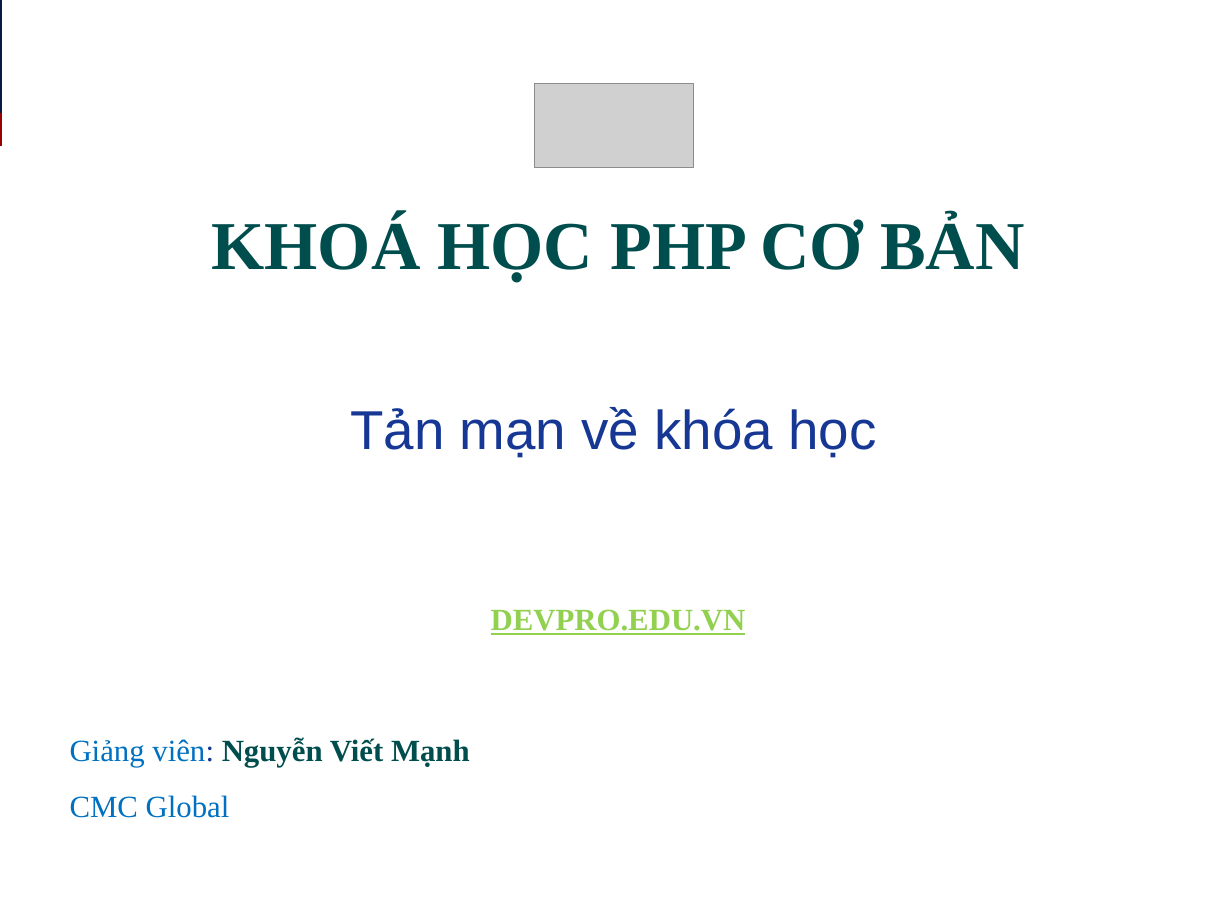
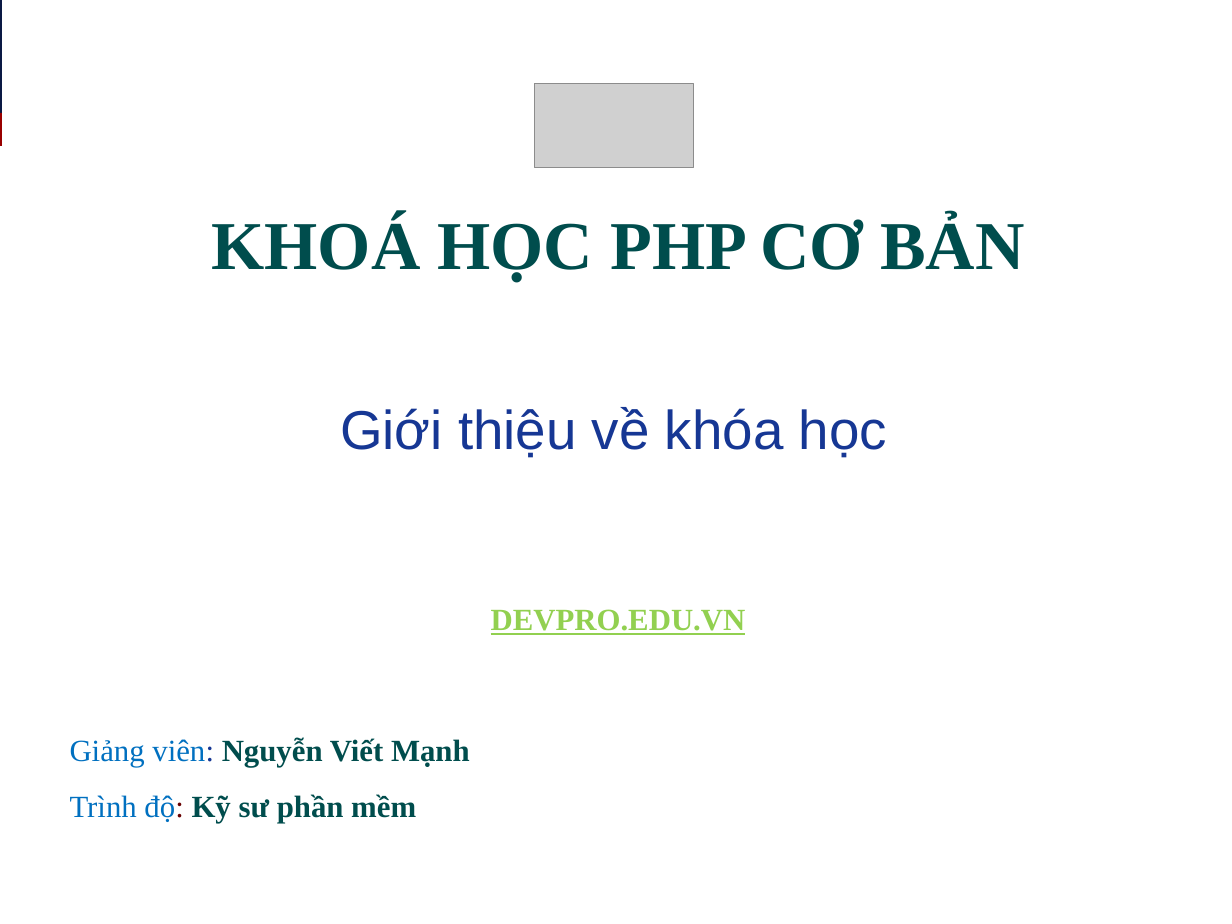
Before and after one commit to Tuhyle/phpdevpro_43, a slide deck: slide 1 of Day01_HTML/Slides/1_Gioi_thieu_khoa_hoc.ppt. Drawn at 1232x924 pixels with LibreOffice and Linux fonts; fonts in the diff are those of the drawing; grey boxes stand for pictures. Boxes give left, top, right and bottom in pixels: in the first picture for what was removed or moved away, otherwise in the second. Text is boxed around its words. In the diff, an @@ line names an element or a change of style, - is before the commit and + after.

```diff
--- a/Day01_HTML/Slides/1_Gioi_thieu_khoa_hoc.ppt
+++ b/Day01_HTML/Slides/1_Gioi_thieu_khoa_hoc.ppt
@@ text at box(340, 407, 887, 458): text changed @@
-Tản mạn về khóa học
+Giới thiệu về khóa học
@@ text at box(70, 794, 416, 823): text changed; text colour #0070C0 to #004D4D; bold on @@
-CMC Global
+Trình độ: Kỹ sư phần mềm
```
Also in this commit, not shown: 2 other slides changed, 2 other files.
